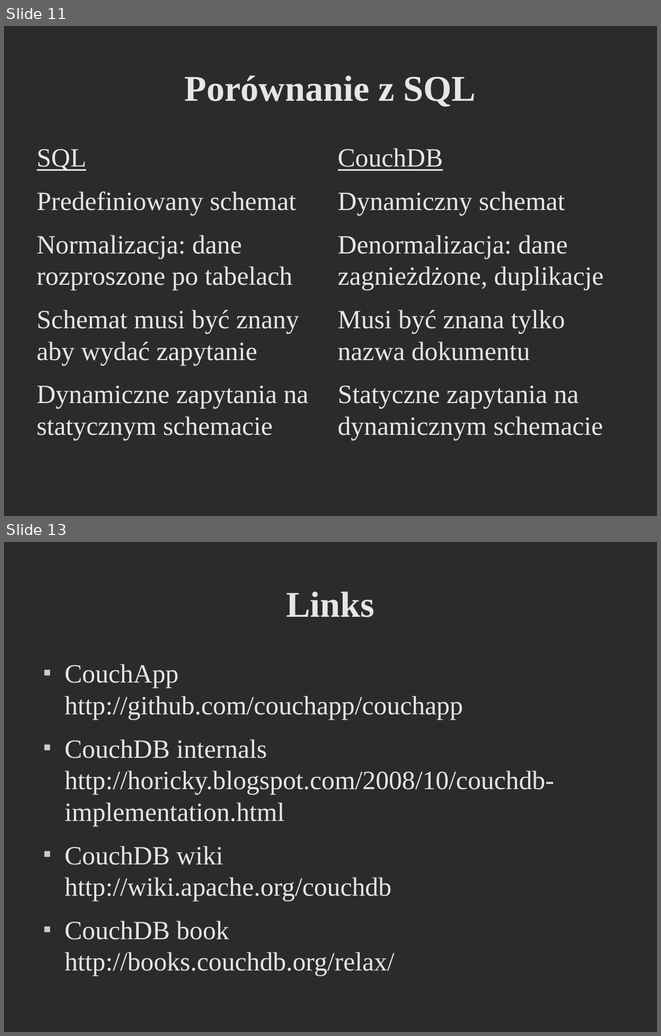
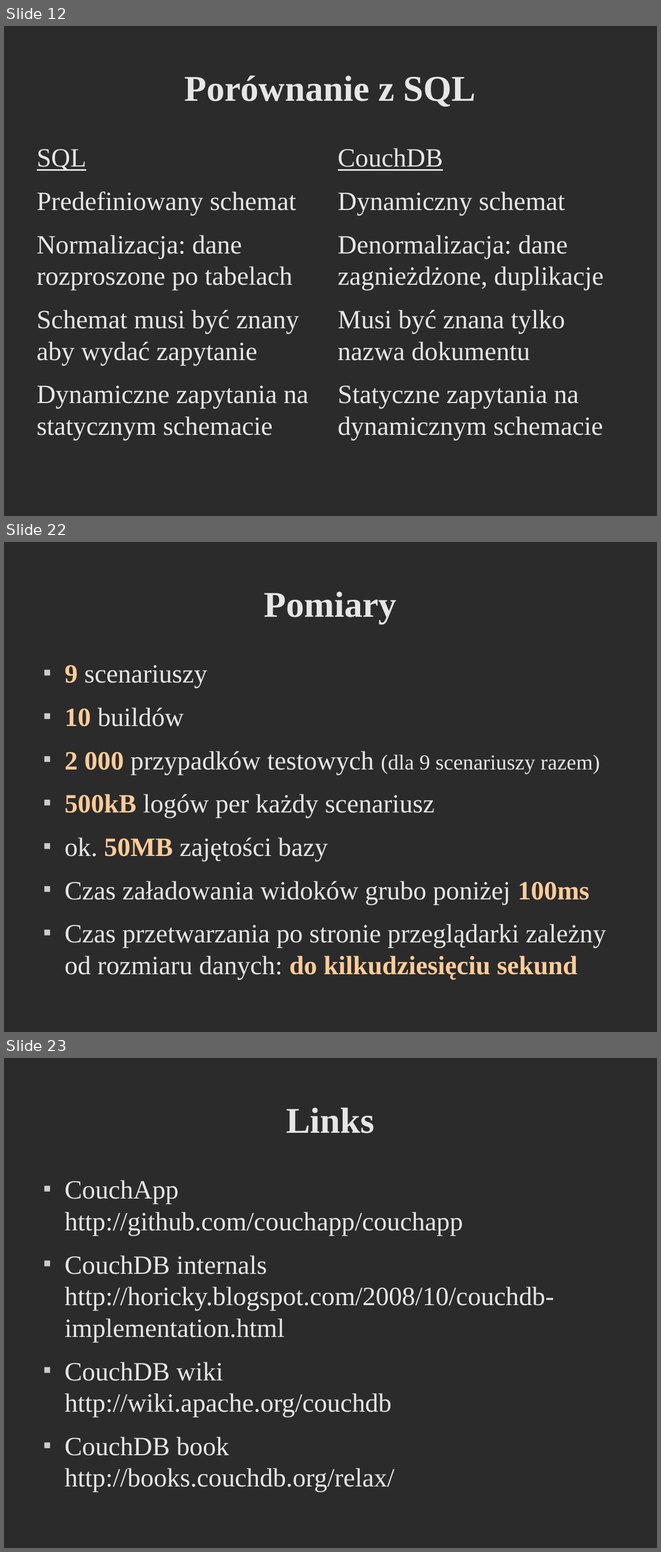
Before and after one commit to godfryd/checking-couchdb, a slide deck: checking-couchdb.odp. Shown one above the other, each under a label of ours: slides 11 and 13 before the commit, slides 12, 22 and 23 after it; the slides between them are not shown. The pictures are 661x1036 and 661x1552 pixels, drawn with LibreOffice and Linux fonts; fonts in the diff are those of the drawing; background and template pictures are left out; a plain dark background stands for a picture behind light text. Boxes give left, top, right and bottom in pixels: in the first picture for what was removed or moved away, otherwise in the second. Text is boxed around its words. In the diff, an @@ line names an element or a change of style, - is before the commit and + after.

```diff
--- a/checking-couchdb.odp
+++ b/checking-couchdb.odp
@@ slide 22 added at box(4, 542, 657, 1032), background picture (left out) @@
@@ title added at box(264, 591, 397, 624), 44 pt, text #E6E6E6, bold @@
+Pomiary
@@ text added at box(64, 665, 606, 979), 32 pt, text #E6E6E6 @@
+■ 9 scenariuszy
+■ 10 buildów
+■ 2 000 przypadków testowych (dla 9 scenariuszy razem)
+■ 500kB logów per każdy scenariusz
+■ ok. 50MB zajętości bazy
+■ Czas załadowania widoków grubo poniżej 100ms
+■ Czas przetwarzania po stronie przeglądarki zależny od rozmiaru danych: do kilkudziesięciu sekund
@@ what was slide 11 is now slide 12 @@
@@ what was slide 13 is now slide 23 @@
```
Also in this commit, not shown: 3 slides changed, 9 other slides added, 4 other files.
